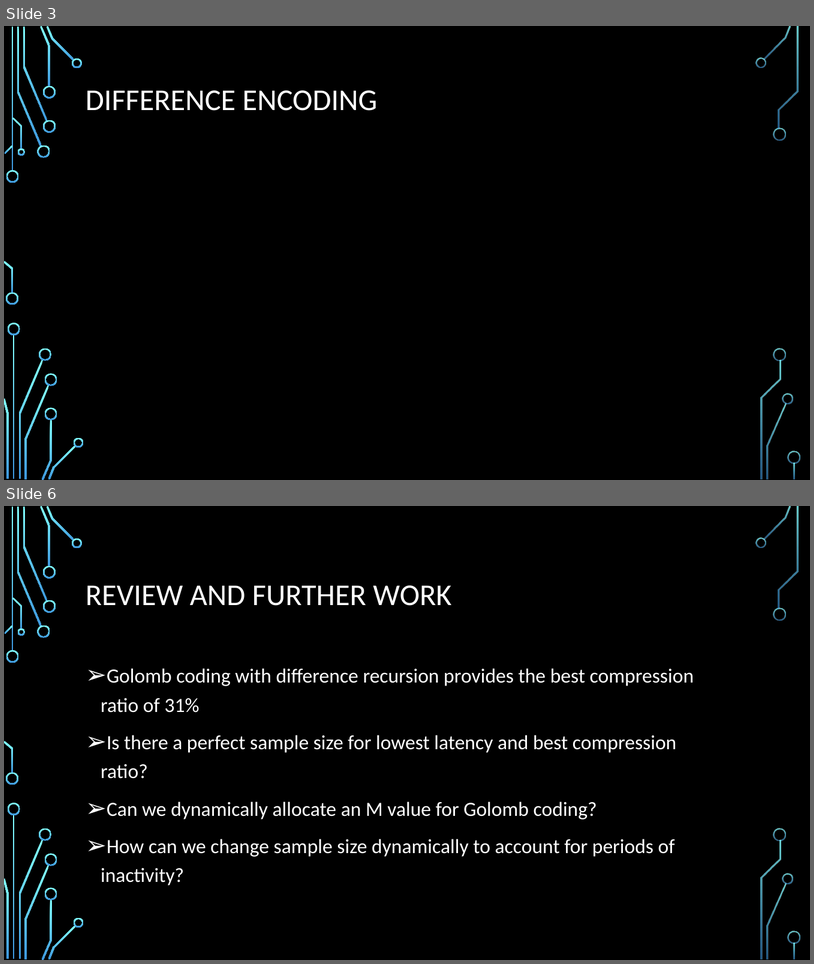
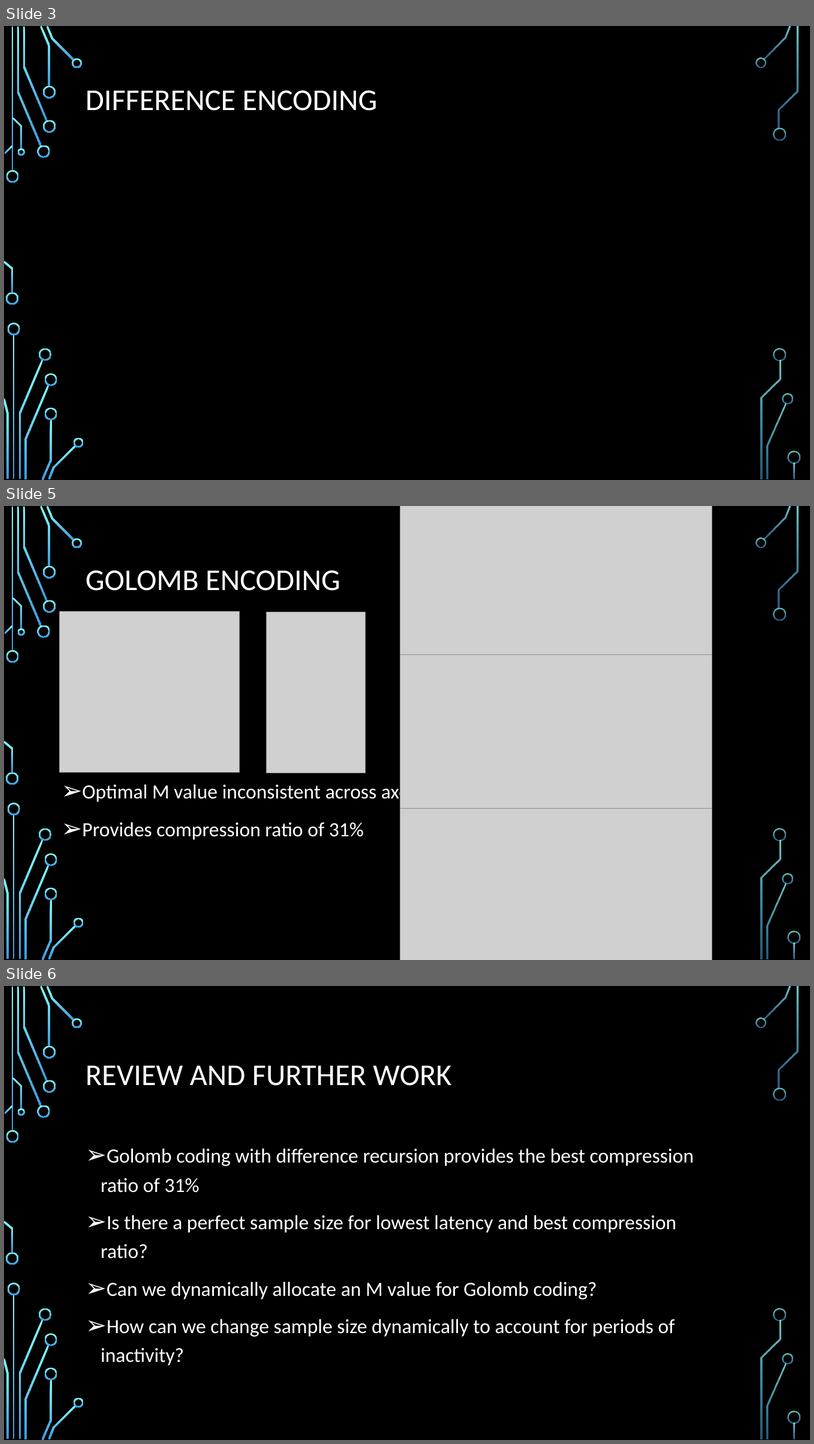
Before and after one commit to parth2480/data_compression, a slide deck: Parth viva presentation.pptx. Shown one above the other, each under a label of ours: slides 3 and 6 before the commit, slides 3, 5 and 6 after it; the slides between them are not shown. The pictures are 814x964 and 814x1444 pixels, drawn with LibreOffice and Linux fonts; fonts in the diff are those of the drawing; grey boxes stand for pictures; background and template pictures are left out. Boxes give left, top, right and bottom in pixels: in the first picture for what was removed or moved away, otherwise in the second. Text is boxed around its words. In the diff, an @@ line names an element or a change of style, - is before the commit and + after.

Commit message:
update presentation and notebook with histograms
presentation still missing difference encoding slide

```diff
--- a/Parth viva presentation.pptx
+++ b/Parth viva presentation.pptx
@@ slide 5 added at [4,506,810,960], background picture (left out); not listed: 36 template elements that a slide beside it also shows @@
@@ picture added at [400,506,713,660] @@
@@ title added at [86,570,341,591], 36 pt, text #FFFFFF @@
+GOLOMB ENCODING
@@ picture added at [59,611,239,772] @@
@@ picture added at [267,612,365,773] @@
@@ picture added at [400,655,713,808] @@
@@ text added at [82,782,417,840], 24 pt, text #FFFFFF @@
+➢ Optimal M value inconsistent across axes
+➢ Provides compression ratio of 31%
@@ picture added at [400,808,713,960] @@
```
Also in this commit, not shown: 1 other slide added, 2 slides removed, 1 other file.
